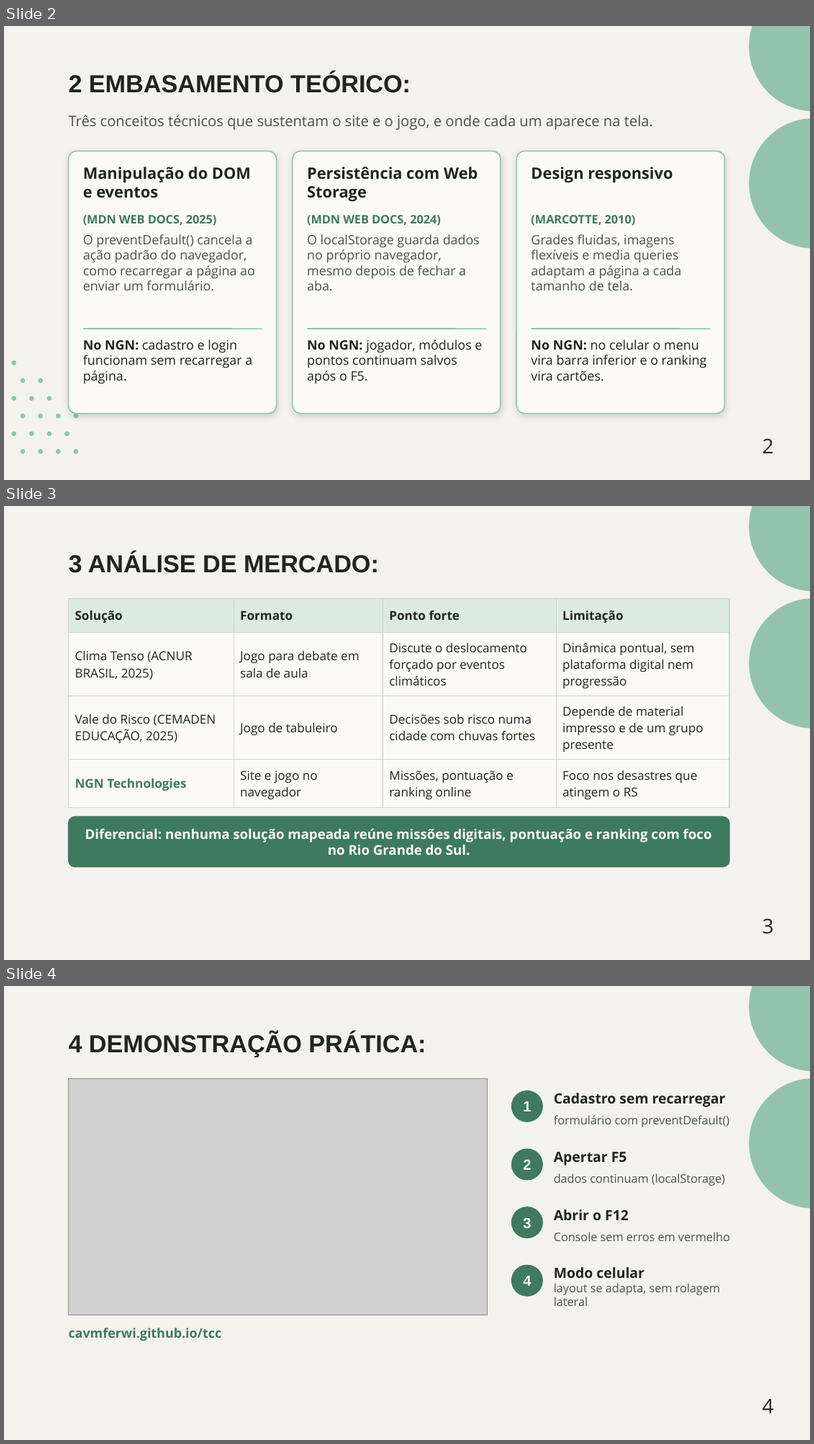
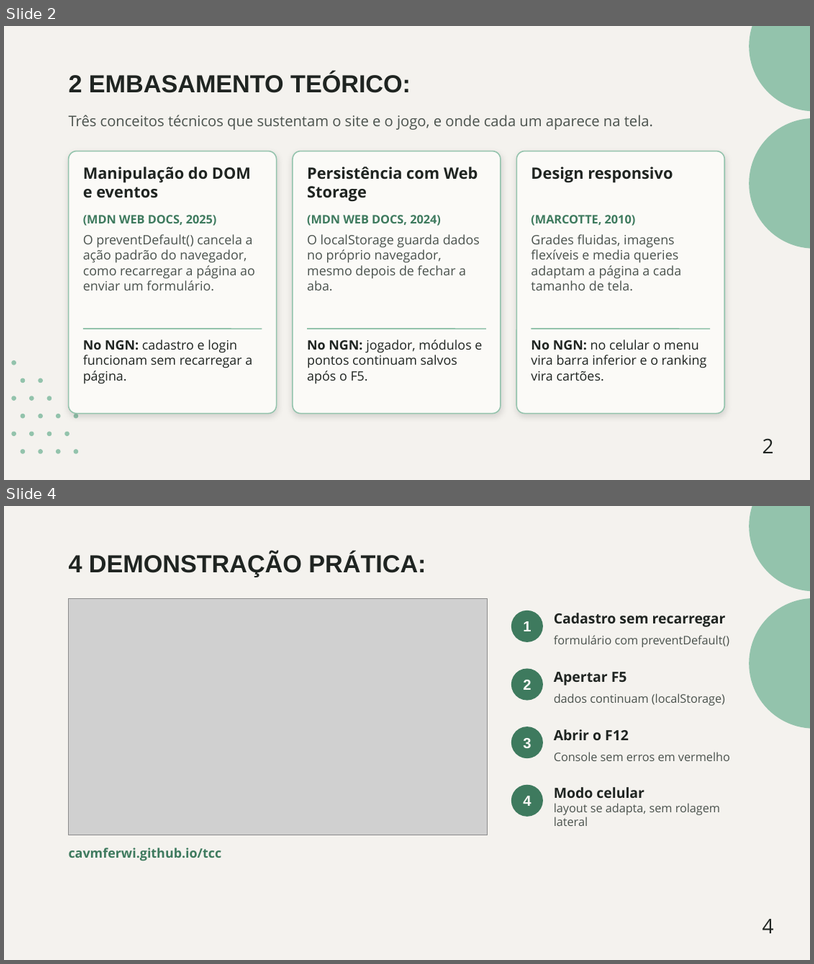
Before and after one commit to CAVMFERWI/tcc, a slide deck: Pitch_NGN_Technologies.pptx. Shown one above the other, each under a label of ours: slides 2, 3 and 4 before the commit, slides 2 and 4 after it; the slides between them are not shown. The pictures are 814x1444 and 814x964 pixels, drawn with LibreOffice and Linux fonts; fonts in the diff are those of the drawing; grey boxes stand for pictures. Boxes give left, top, right and bottom in pixels: in the first picture for what was removed or moved away, otherwise in the second. Text is boxed around its words. In the diff, an @@ line names an element or a change of style, - is before the commit and + after.

```diff
--- a/Pitch_NGN_Technologies.pptx
+++ b/Pitch_NGN_Technologies.pptx
@@ slide 3 removed at (4, 506, 810, 960), background #F4F2EE @@
@@ ellipse removed at (750, 506, 810, 591) @@
@@ text removed at (69, 552, 379, 573) @@
-3 ANÁLISE DE MERCADO:
@@ table removed at (69, 599, 730, 802), 4 rows, 4 columns @@
-Solução | Formato | Ponto forte | Limitação
-Clima Tenso (ACNUR BRASIL, 2025) | Jogo para debate em sala de aula | Discute o deslocamento forçado por eventos climáticos | Dinâmica pontual, sem plataforma digital nem progressão
-Vale do Risco (CEMADEN EDUCAÇÃO, 2025) | Jogo de tabuleiro | Decisões sob risco numa cidade com chuvas fortes | Depende de material impresso e de um grupo presente
-NGN Technologies | Site e jogo no navegador | Missões, pontuação e ranking online | Foco nos desastres que atingem o RS
@@ ellipse removed at (750, 599, 810, 728) @@
@@ rounded rectangle removed at (69, 816, 730, 867) @@
@@ text removed at (85, 828, 712, 854) @@
-Diferencial: nenhuma solução mapeada reúne missões digitais, pontuação e ranking com foco no Rio Grande do Sul.
@@ text removed at (763, 918, 774, 934) @@
-3
```
Also in this commit, not shown: 1 slide added.
